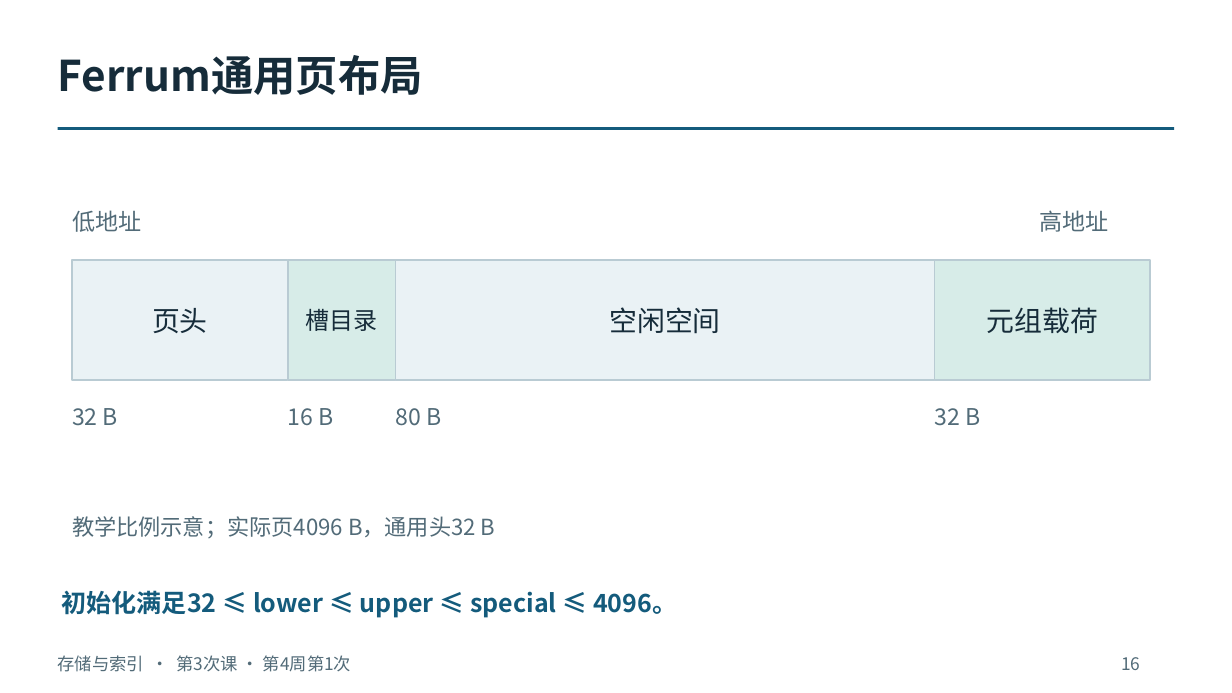
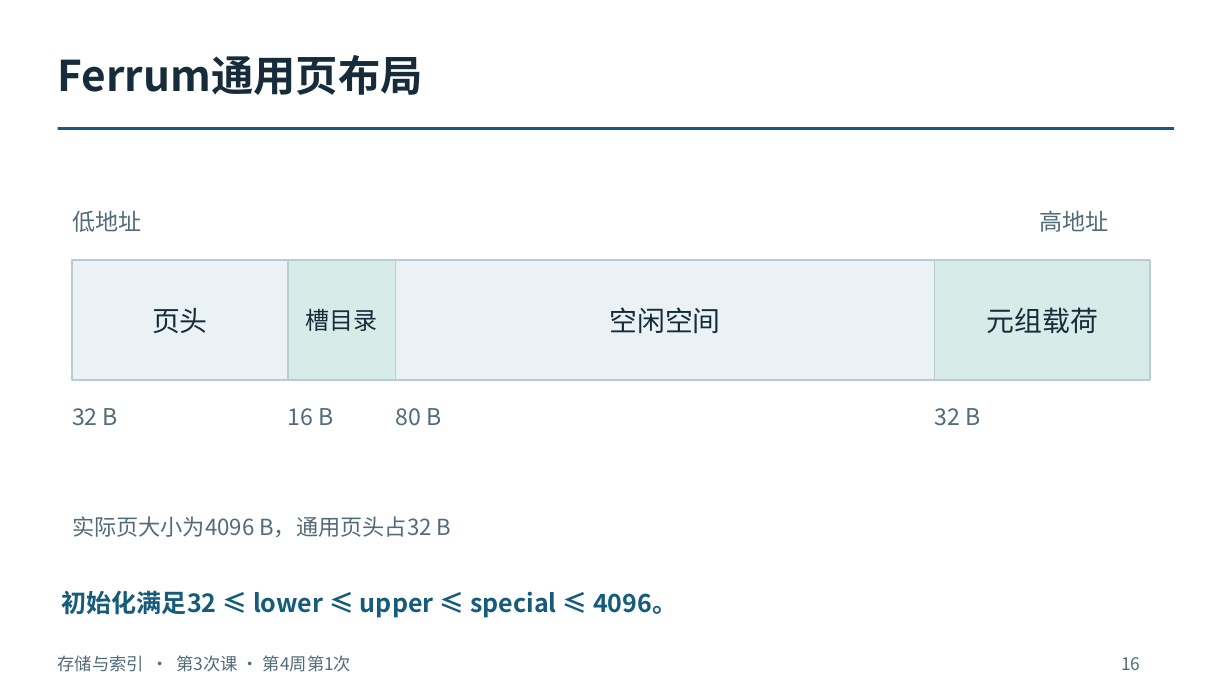
Before and after one commit to intellistream/database-kernel-course-student, a slide deck: slide 16 of 01_课件（第6版）/02_存储与索引.pptx. Drawn at 1232x693 pixels with LibreOffice and Linux fonts; fonts in the diff are those of the drawing. Boxes give left, top, right and bottom in pixels: in the first picture for what was removed or moved away, otherwise in the second. Text is boxed around its words. In the diff, an @@ line names an element or a change of style, - is before the commit and + after.

Commit message:
Polish wording in lesson slides and module decks

```diff
--- a/01_课件（第6版）/02_存储与索引.pptx
+++ b/01_课件（第6版）/02_存储与索引.pptx
@@ text at bbox=[72, 516, 452, 537]: text changed @@
-教学比例示意；实际页4096 B，通用头32 B
+实际页大小为4096 B，通用页头占32 B
```
Also in this commit, not shown: 12 other slides changed, 26 other files.
